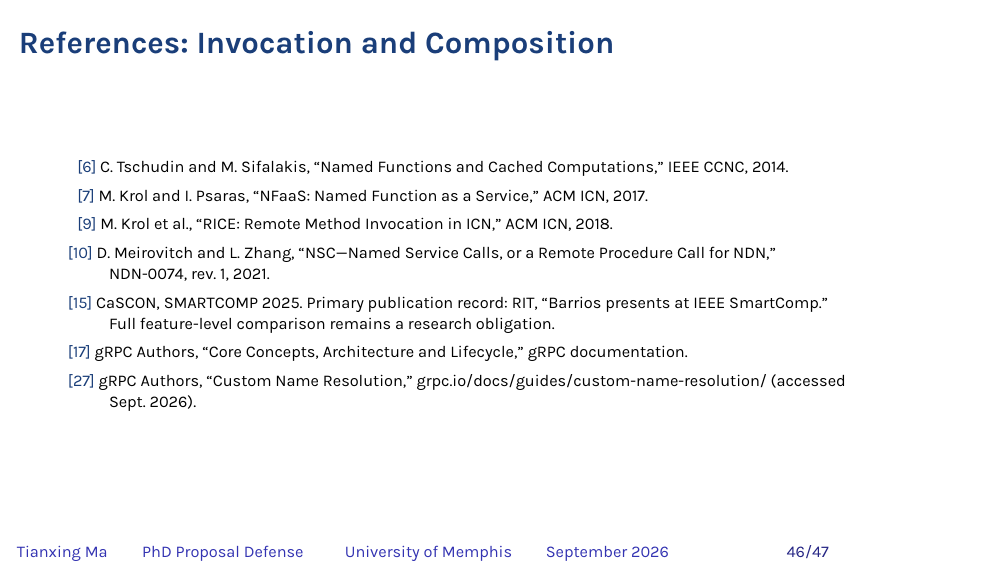
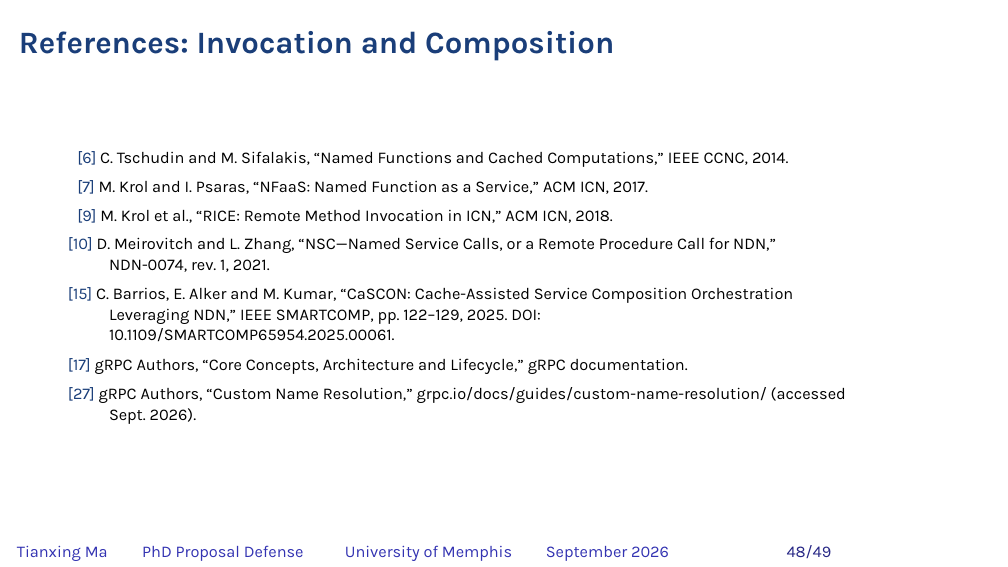
Before and after one commit to matianxing1992/NDN_Service_Framework, a slide deck: slide 48 of docs/PAPER/proposal-defense/slides/NDNSF_proposal_hybrid_editable.pptx (slide 46 before the commit). Drawn at 1008x567 pixels with LibreOffice and Linux fonts; fonts in the diff are those of the drawing; background and template pictures are left out. Boxes give left, top, right and bottom in pixels: in the first picture for what was removed or moved away, otherwise in the second. Text is boxed around its words. In the diff, an @@ line names an element or a change of style, - is before the commit and + after.

```diff
--- a/docs/PAPER/proposal-defense/slides/NDNSF_proposal_hybrid_editable.pptx
+++ b/docs/PAPER/proposal-defense/slides/NDNSF_proposal_hybrid_editable.pptx
@@ 5 texts: place and size @@
-5 texts at (68, 160, 788, 281)
+5 texts at (68, 151, 788, 272)
@@ text at (68, 287, 793, 303): text changed @@
-[15] CaSCON, SMARTCOMP 2025. Primary publication record: RIT, “Barrios presents at IEEE SmartComp.”
+[15] C. Barrios, E. Alker and M. Kumar, “CaSCON: Cache-Assisted Service Composition Orchestration
@@ text at (109, 309, 541, 342): text changed @@
-Full feature-level comparison remains a research obligation.
+Leveraging NDN,” IEEE SMARTCOMP, pp. 122–129, 2025. DOI: 10.1109/SMARTCOMP65954.2025.00061.
@@ 3 texts: place and size @@
-3 texts at (68, 345, 846, 411)
+3 texts at (68, 358, 846, 424)
@@ text at (787, 545, 832, 558): text changed @@
-46/47
+48/49
```
Also in this commit, not shown: 45 other slides changed, 2 slides added, 31 other files.
